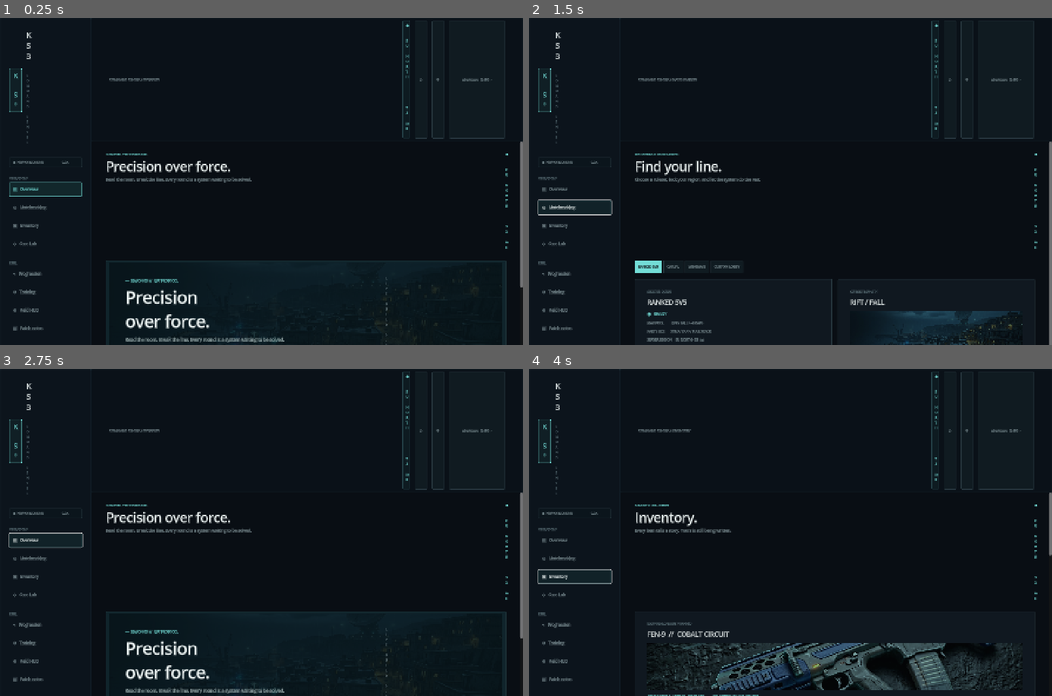
Above: before the commit, frames 1-4 (two rows, left to right).
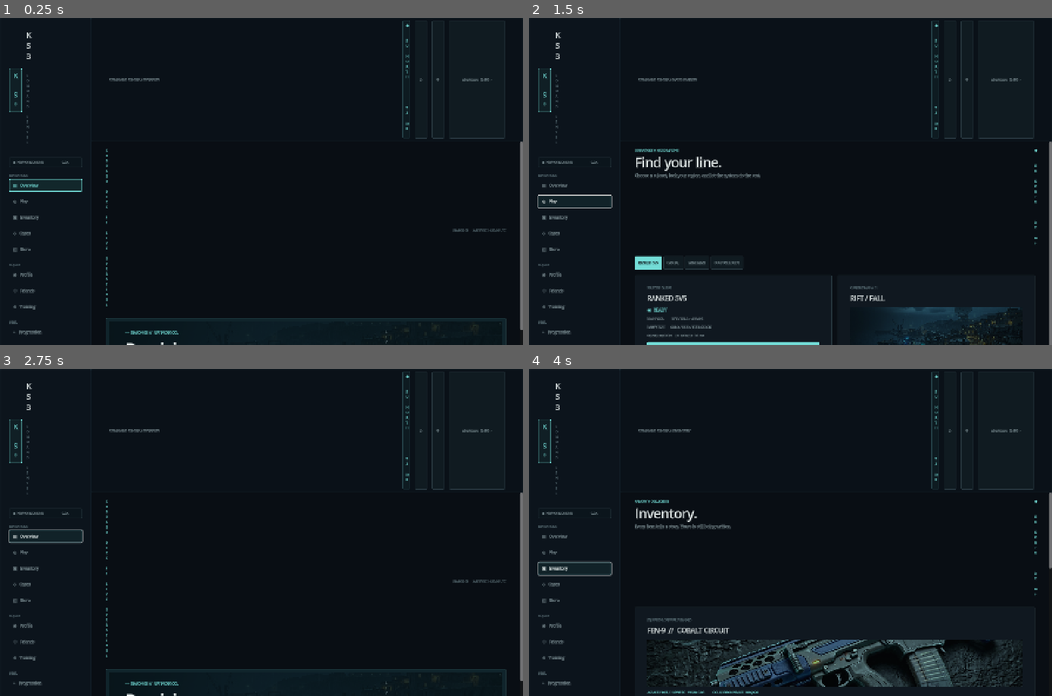
Above: after the commit, the same moments.

Repository: semenpro19999-dotcom/dh
Game: Godot game, scene res://scenes/main.tscn
Two runs of this game, one before a commit and one after it. Both use one fixed random seed, a clock stepped at 60 frames per second and the inputs below.
Inputs (mouse positions are in pixels of both pictures, inside the frame that each line leads up to):
- Up to frame 1 (0.25 s): no input
- Up to frame 2 (1.5 s): click (576, 201) at 0.5 s, where only the run after the commit has a clickable "◎ Play"; click (576, 201) at 1.25 s, where only the run after the commit has a clickable "◎ Play"
- Up to frame 3 (2.75 s): click "▦ Overview" at 2 s
- Up to frame 4 (4 s): click (576, 558) at 2.75 s, where only the run before the commit has a clickable "◎ Matchmaking"; click "▣ Inventory" at 3.5 s

The runs differ from the first frame. In frame 1, 3.5% of the frame differs, in the area x 1-100%, y 40-100%; in frame 2, 4.2%; in frame 3, 3.5%; in frame 4, 6.8%.

Commit message:
KS3: redesign 1440x900 command menu
Co-authored-by: arena-agent <297053741+arena-agent@users.noreply.github.com>

Diff:
--- a/scripts/main.gd
+++ b/scripts/main.gd
@@ -78,8 +78,8 @@
 	page_margin.size_flags_horizontal = Control.SIZE_EXPAND_FILL
 	page_margin.add_theme_constant_override("margin_left", 39)
 	page_margin.add_theme_constant_override("margin_right", 39)
-	page_margin.add_theme_constant_override("margin_top", 31)
-	page_margin.add_theme_constant_override("margin_bottom", 52)
+	page_margin.add_theme_constant_override("margin_top", 20)
+	page_margin.add_theme_constant_override("margin_bottom", 20)
 	scroll.add_child(page_margin)
 	page_host = VBoxContainer.new()
 	page_host.name = "PageHost"
@@ -140,26 +140,27 @@
 	var network := make_label("●  NETWORK ONLINE                         0.9.4", 8, C_MUTED)
 	network.add_theme_stylebox_override("normal", panel_style(Color("#0B151C"), C_LINE))
 	box.add_child(network)
-	box.add_child(make_label("", 12, C_MUTED))
+	box.add_child(make_label("", 6, C_MUTED))
 
 	var groups := [
-		["OPERATIONS", [["overview", "▦", "Overview"], ["matchmaking", "◎", "Matchmaking"], ["loadout", "▣", "Inventory"], ["case-lab", "◇", "Case Lab"]]],
-		["INTEL", [["progression", "⌁", "Progression"], ["training", "⊙", "Training"], ["field-hud", "⊕", "Field HUD"], ["patch-notes", "▤", "Patch notes"]]],
+		["OPERATIONS", [["overview", "▦", "Overview"], ["matchmaking", "◎", "Play"], ["loadout", "▣", "Inventory"], ["case-lab", "◇", "Cases"], ["store", "▤", "Store"]]],
+		["SQUAD", [["profile", "◉", "Profile"], ["friends", "＋", "Friends"], ["training", "⊙", "Training"]]],
+		["INTEL", [["progression", "⌁", "Progression"], ["field-hud", "⊕", "Field HUD"], ["patch-notes", "▤", "Patch notes"]]],
 	]
 	for group in groups:
 		box.add_child(make_label(group[0], 8, C_DIM))
 		for entry in group[1]:
 			var nav := nav_button(entry[0], entry[1], entry[2])
 			box.add_child(nav)
-			box.add_child(make_label("", 2, C_MUTED))
-		box.add_child(make_label("", 10, C_MUTED))
+			box.add_child(make_label("", 1, C_MUTED))
+		box.add_child(make_label("", 5, C_MUTED))
 
 	var spacer := Control.new()
 	spacer.size_flags_vertical = Control.SIZE_EXPAND_FILL
 	box.add_child(spacer)
 
 	var season := PanelContainer.new()
-	season.custom_minimum_size = Vector2(0, 130)
+	season.custom_minimum_size = Vector2(0, 100)
 	season.add_theme_stylebox_override("panel", panel_style(Color("#16343A"), Color("#315D60")))
 	var season_box := VBoxContainer.new()
 	season_box.add_theme_constant_override("separation", 7)
@@ -177,12 +178,11 @@
 	box.add_child(season)
 
 	var settings := nav_button("settings", "⚙", "Settings")
-	settings.pressed.connect(open_settings)
 	box.add_child(settings)
 	var profile := Button.new()
 	profile.text = "●  niko//zero\n    ONLINE"
 	profile.alignment = HORIZONTAL_ALIGNMENT_LEFT
-	profile.custom_minimum_size = Vector2(0, 45)
+	profile.custom_minimum_size = Vector2(0, 38)
 	profile.add_theme_font_size_override("font_size", 11)
 	profile.add_theme_color_override("font_color", C_TEXT)
 	profile.add_theme_stylebox_override("normal", panel_style(Color("#0D171E"), C_LINE))
@@ -223,13 +223,22 @@
 	var b := Button.new()
 	b.text = icon + "   " + label
 	b.alignment = HORIZONTAL_ALIGNMENT_LEFT
-	b.custom_minimum_size = Vector2(0, 39)
+	b.custom_minimum_size = Vector2(0, 34)
 	b.add_theme_font_size_override("font_size", 11)
 	b.add_theme_color_override("font_color", C_MUTED)
 	b.add_theme_color_override("font_hover_color", C_TEXT)
 	b.add_theme_stylebox_override("normal", panel_style(Color(0, 0, 0, 0), Color(0, 0, 0, 0)))
 	b.add_theme_stylebox_override("hover", panel_style(Color("#112228"), Color("#24434A")))
-	b.pressed.connect(func() -> void: show_page(id))
+	b.pressed.connect(func() -> void:
+		if id == "settings":
+			open_settings()
+		elif id == "store":
+			show_page("case-lab")
+		elif id == "friends":
+			notify("Friends panel opened")
+		else:
+			show_page(id)
+	)
 	nav_buttons[id] = b
 	return b
 
@@ -255,58 +264,70 @@
 		"profile": build_profile()
 
 func build_overview() -> void:
-	page_heading("SEASON 03 // RIFT PROTOCOL", "Precision over force.", "Read the room. Break the line. Every round is a system waiting to be solved.")
-	var hero := hero_panel()
-	page_host.add_child(hero)
-
-	var top_grid := HBoxContainer.new()
-	top_grid.add_theme_constant_override("separation", 16)
-	page_host.add_child(top_grid)
-	var queue := make_card("READY WHEN YOU ARE", "Ranked 5v5", 225)
-	queue[0].size_flags_horizontal = Control.SIZE_EXPAND_FILL
-	queue[1].add_child(make_label("Competitive ruleset · first to 13 · overtime enabled", 10, C_MUTED))
-	queue[1].add_child(make_label("◌  RIFT / FALL        ⌁  QUEUE ETA 00:43", 10, C_CYAN))
-	queue[1].add_child(make_label("MAP POOL\nRIFT / FALL + 4 MAPS", 8, C_DIM))
-	var open_queue := ui_button("OPEN MATCHMAKING   →", Callable(func() -> void: show_page("matchmaking")), true)
-	queue[1].add_child(open_queue)
-	top_grid.add_child(queue[0])
-	var rank := make_card("YOUR SIGNAL", "VECTOR IV", 225)
+	var intro := HBoxContainer.new()
+	intro.custom_minimum_size = Vector2(0, 24)
+	intro.add_child(make_label("COMMAND DECK // LIVE OPERATIONS", 8, C_CYAN))
+	var sync := make_label("SEASON 03     LAST SYNC 14:32:08 UTC", 8, C_DIM)
+	sync.size_flags_horizontal = Control.SIZE_EXPAND_FILL
+	sync.horizontal_alignment = HORIZONTAL_ALIGNMENT_RIGHT
+	intro.add_child(sync)
+	page_host.add_child(intro)
+
+	page_host.add_child(hero_panel())
+
+	var quick := HBoxContainer.new()
+	quick.add_theme_constant_override("separation", 12)
+	page_host.add_child(quick)
+	var play := make_card("PLAY // RANKED", "Find a match", 166)
+	play[0].size_flags_horizontal = Control.SIZE_EXPAND_FILL
+	play[1].add_child(make_label("5v5 · first to 13 · overtime enabled", 9, C_MUTED))
+	play[1].add_child(make_label("RIFT / FALL     EU NORTH · 32 ms", 9, C_CYAN))
+	play[1].add_child(ui_button("▶  PLAY RANKED", Callable(func() -> void: show_page("matchmaking")), true))
+	quick.add_child(play[0])
+
+	var rank := make_card("YOUR SIGNAL", "VECTOR IV", 166)
 	rank[0].size_flags_horizontal = Control.SIZE_EXPAND_FILL
-	rank[1].add_child(make_label("RATING  2,480        +124 THIS WEEK", 10, C_CYAN))
+	rank[1].add_child(make_label("2,480 RP        +124 THIS WEEK", 9, C_CYAN))
 	var progress := ProgressBar.new()
 	progress.value = 62
 	progress.show_percentage = false
-	progress.custom_minimum_size = Vector2(0, 6)
+	progress.custom_minimum_size = Vector2(0, 5)
 	progress.add_theme_stylebox_override("background", panel_style(Color("#24343A"), Color("#24343A")))
 	progress.add_theme_stylebox_override("fill", panel_style(C_CYAN, C_CYAN))
 	rank[1].add_child(progress)
-	rank[1].add_child(make_label("14 WINS     09 LOSSES     1.18 K/D     63% HS", 9, C_MUTED))
-	rank[1].add_child(ui_button("RANK HISTORY   →", Callable(func() -> void: show_page("progression")), false))
-	top_grid.add_child(rank[0])
-
-	page_host.add_child(section_rule("OPERATIONS FEED                         LAST SYNC 14:32:08 UTC"))
+	rank[1].add_child(make_label("183 RP TO VECTOR V", 8, C_MUTED))
+	quick.add_child(rank[0])
+
+	var squad := make_card("FIRETEAM // 4 ONLINE", "Your squad", 166)
+	squad[0].size_flags_horizontal = Control.SIZE_EXPAND_FILL
+	add_squad_row(squad[1], "niko//zero", "SHOTCALLER", "IN MENU")
+	add_squad_row(squad[1], "mara.v", "ENTRY", "IN MATCH")
+	add_squad_row(squad[1], "k0met", "ANCHOR", "IN MENU")
+	quick.add_child(squad[0])
+
 	var feed := HBoxContainer.new()
-	feed.add_theme_constant_override("separation", 16)
+	feed.add_theme_constant_override("separation", 12)
 	page_host.add_child(feed)
-	var ops := make_card("FIELD INTEL // 01", "Active operations", 290)
+	var ops := make_card("FIELD INTEL // 01", "Active operations", 170)
 	ops[0].size_flags_horizontal = Control.SIZE_EXPAND_FILL
-	add_operation(ops[1], "01", "Controlled demolition", "Win a round after destroying 2 reinforced panels.", "+2,500 XP", C_CYAN, "72%")
-	add_operation(ops[1], "02", "Quiet entry", "Plant the Key without triggering a sound cue.", "+1,200 XP", C_AMBER, "38%")
-	add_operation(ops[1], "03", "Weather the storm", "Complete 3 matches during a live weather event.", "RIFT CASE", C_PURPLE, "0%")
+	add_operation(ops[1], "01", "Controlled demolition", "Destroy 2 reinforced panels.", "+2,500 XP", C_CYAN, "72%")
+	add_operation(ops[1], "02", "Quiet entry", "Plant the Key without a sound cue.", "+1,200 XP", C_AMBER, "38%")
 	feed.add_child(ops[0])
-	var squad := make_card("SQUAD // 05", "Your fireteam", 290)
-	squad[0].size_flags_horizontal = Control.SIZE_EXPAND_FILL
-	for member in [["niko//zero", "SHOTCALLER", "IN MENU"], ["mara.v", "ENTRY", "IN MATCH"], ["k0met", "ANCHOR", "IN MENU"], ["sable_06", "FLEX", "AWAY"]]:
-		add_squad_row(squad[1], member[0], member[1], member[2])
-	squad[1].add_child(ui_button("＋  ADD OPERATOR       3 ONLINE", Callable(func() -> void: notify("Friend list opened")), false))
-	feed.add_child(squad[0])
+
+	var season := make_card("SIGNAL // NEXT", "What matters now", 170)
+	season[0].size_flags_horizontal = Control.SIZE_EXPAND_FILL
+	season[1].add_child(make_label("MAP ROTATION", 8, C_DIM))
+	season[1].add_child(make_label("RIFT / FALL  ·  OVERCAST", 10, C_TEXT))
+	season[1].add_child(make_label("NEXT UNLOCK", 8, C_DIM))
+	season[1].add_child(make_label("RIFT // AFTERGLOW CASE  ·  LVL 42", 9, C_PURPLE))
+	feed.add_child(season[0])
 
 func hero_panel() -> PanelContainer:
 	var hero := PanelContainer.new()
-	hero.custom_minimum_size = Vector2(0, 410)
+	hero.custom_minimum_size = Vector2(0, 300)
 	hero.add_theme_stylebox_override("panel", panel_style(Color("#10242B"), Color("#31585C")))
 	var layer := Control.new()
-	layer.custom_minimum_size = Vector2(0, 410)
+	layer.custom_minimum_size = Vector2(0, 300)
 	hero.add_child(layer)
 	var image := TextureRect.new()
 	image.texture = load("res://assets/ks3-riftfall-hero.jpg")
@@ -320,8 +341,8 @@
 	shade.set_anchors_and_offsets_preset(Control.PRESET_FULL_RECT)
 	layer.add_child(shade)
 	var copy := VBoxContainer.new()
-	copy.position = Vector2(44, 43)
-	copy.size = Vector2(500, 280)
+	copy.position = Vector2(44, 27)
+	copy.size = Vector2(500, 235)
 	copy.add_theme_constant_override("separation", 10)
 	layer.add_child(copy)
 	copy.add_child(make_label("—  SEASON 03  //  RIFT PROTOCOL", 9, C_CYAN))
@@ -333,10 +354,10 @@
 	actions.add_child(ui_button("VIEW OPERATIONS  →", Callable(func() -> void: show_page("training")), false))
 	copy.add_child(actions)
 	var side := make_label("LIVE BUILD 0.9.4\n\nRIFT / FALL", 8, C_MUTED)
-	side.position = Vector2(760, 36)
+	side.position = Vector2(760, 24)
 	layer.add_child(side)
 	var stats := make_label("ACTIVE OPERATORS  18,642       YOUR STREAK  04 WINS       SEASON RANK  VECTOR IV\n\nSYNCED TO EU NORTH", 8, C_MUTED)
-	stats.position = Vector2(28, 345)
+	stats.position = Vector2(28, 242)
 	layer.add_child(stats)
 	return hero
 
